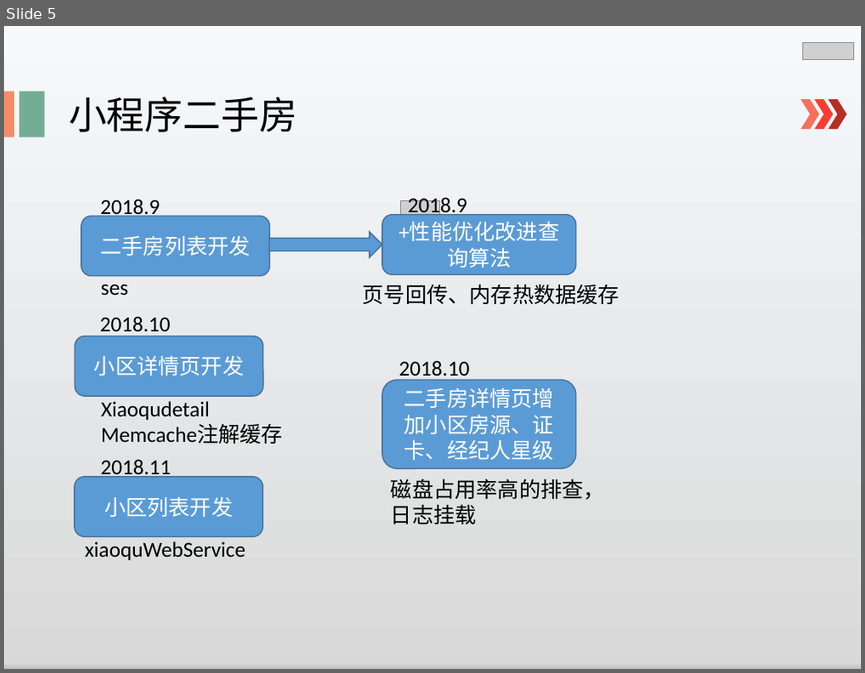
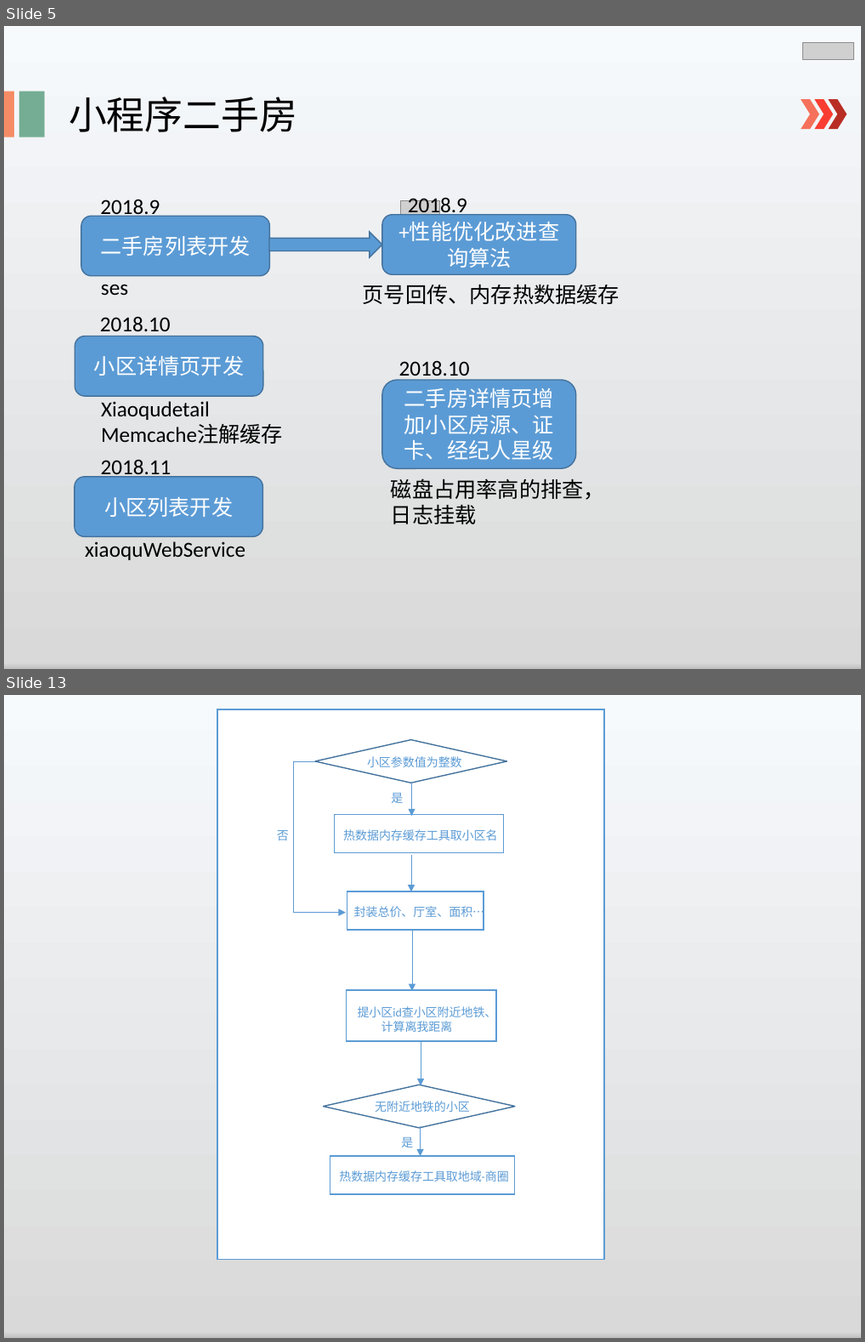
Before and after one commit to lspgithublxh/document, a slide deck: 业务文档跟踪/述职/shuzhi.pptx. Shown one above the other, each under a label of ours: slide 5 before the commit, slides 5 and 13 after it; the slides between them are not shown. The pictures are 865x673 and 865x1342 pixels, drawn with LibreOffice and Linux fonts; fonts in the diff are those of the drawing; grey boxes stand for pictures. Boxes give left, top, right and bottom in pixels: in the first picture for what was removed or moved away, otherwise in the second. Text is boxed around its words. In the diff, an @@ line names an element or a change of style, - is before the commit and + after.

```diff
--- a/业务文档跟踪/述职/shuzhi.pptx
+++ b/业务文档跟踪/述职/shuzhi.pptx
@@ slide 13 added at (4,695,861,1338), background gradient #F7FAFD to #D9D9D9 to #BFBFBF to #F2F2F2 to #CEE1F2 @@
@@ rectangle added at (217,709,604,1259), fill #FFFFFF, outline #5B9BD5 1 pt @@
@@ diamond added at (315,739,507,783), fill #FFFFFF, outline #43739E 1 pt @@
@@ elbow arrow added from (315, 761) to (346, 913), #5B9BD5 0.5 pt @@
@@ text added at (367,756,462,767), 10 pt, text #5B9BD5 @@
+小区参数值为整数
@@ text added at (391,793,403,803), 10 pt, text #5B9BD5 @@
+是
@@ arrow added from (412, 783) to (412, 816), #5B9BD5 0.5 pt @@
@@ rectangle added at (334,815,504,853), fill #FFFFFF, outline #5B9BD5 1 pt @@
@@ text added at (277,830,289,840), 10 pt, text #5B9BD5 @@
+否
@@ text added at (343,829,497,840), 10 pt, text #5B9BD5 @@
+热数据内存缓存工具取小区名
@@ arrow added from (411, 854) to (411, 892), #5B9BD5 0.5 pt @@
@@ rectangle added at (347,891,483,930), fill #FFFFFF, outline #5B9BD5 1 pt @@
@@ text added at (354,905,484,920), 10 pt, text #5B9BD5 @@
+封装总价、厅室、面积…
@@ arrow added from (412, 930) to (412, 991), #5B9BD5 0.5 pt @@
@@ rectangle added at (347,990,497,1041), fill #FFFFFF, outline #5B9BD5 1 pt @@
@@ text added at (358,1005,497,1032), 10 pt, text #5B9BD5 @@
+提小区id查小区附近地铁、
+计算离我距离
@@ arrow added from (420, 1041) to (420, 1086), #5B9BD5 0.5 pt @@
@@ diamond added at (323,1085,515,1128), fill #FFFFFF, outline #43739E 1 pt @@
@@ text added at (375,1100,470,1111), 10 pt, text #5B9BD5 @@
+无附近地铁的小区
@@ arrow added from (420, 1125) to (420, 1156), #5B9BD5 0.5 pt @@
@@ text added at (401,1137,413,1147), 10 pt, text #5B9BD5 @@
+是
@@ rectangle added at (330,1156,514,1195), fill #FFFFFF, outline #5B9BD5 1 pt @@
@@ text added at (339,1170,509,1181), 10 pt, text #5B9BD5 @@
+热数据内存缓存工具取地域-商圈
```
Also in this commit, not shown: 3 slides changed, 8 other slides added, 1 slide removed.
